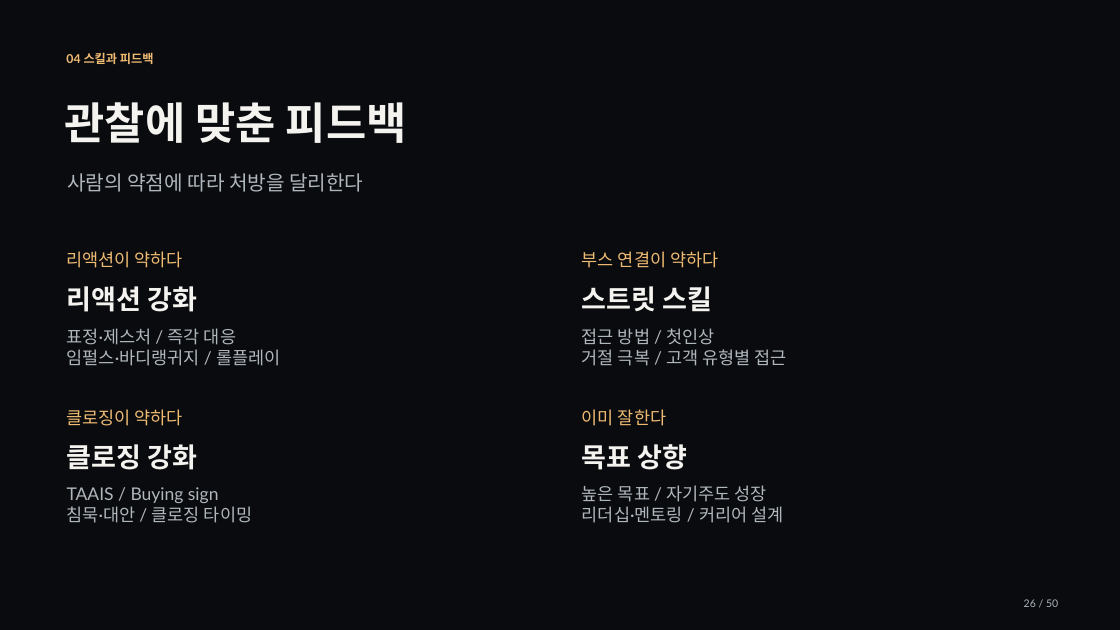
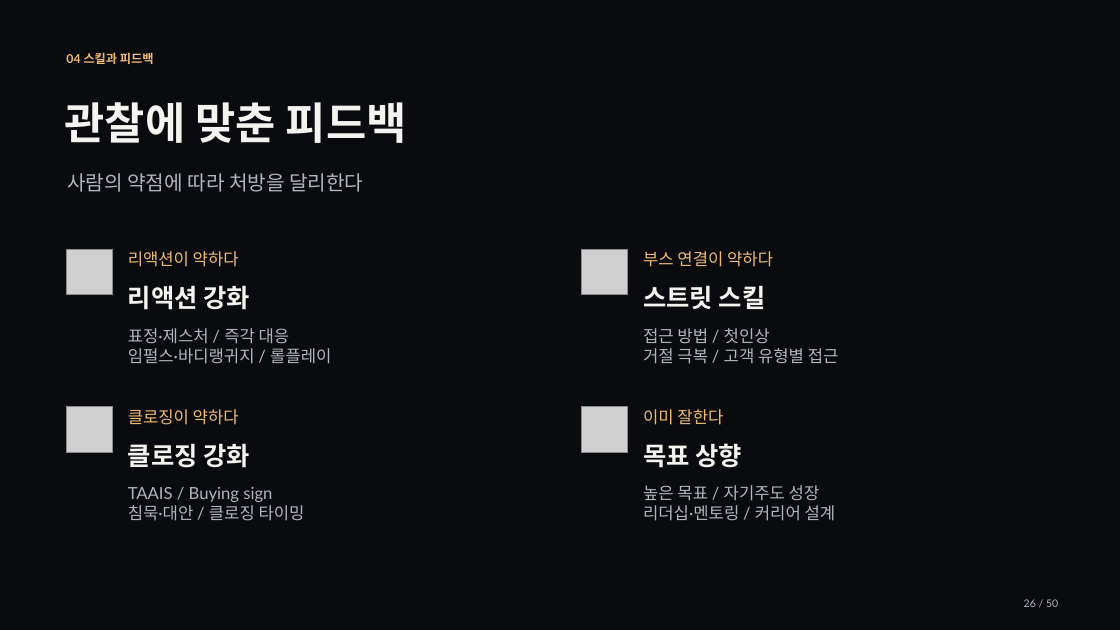
Before and after one commit to jaeyoung5178-bot/Presence, a slide deck: slide 26 of education/training/signature/training-signature.pptx. Drawn at 1120x630 pixels with LibreOffice and Linux fonts; fonts in the diff are those of the drawing; grey boxes stand for pictures. Boxes give left, top, right and bottom in pixels: in the first picture for what was removed or moved away, otherwise in the second. Text is boxed around its words. In the diff, an @@ line names an element or a change of style, - is before the commit and + after.

```diff
--- a/education/training/signature/training-signature.pptx
+++ b/education/training/signature/training-signature.pptx
@@ picture added at bbox=[66, 250, 112, 295] @@
@@ text "리액션이 약하다": place and size @@
-text "리액션이 약하다" at bbox=[67, 251, 183, 268]
+text "리액션이 약하다" at bbox=[128, 251, 239, 267]
@@ picture added at bbox=[582, 250, 628, 295] @@
@@ text "부스 연결이 약하다": place and size @@
-text "부스 연결이 약하다" at bbox=[582, 251, 718, 268]
+text "부스 연결이 약하다" at bbox=[643, 251, 773, 267]
@@ text "리액션 강화": place and size @@
-text "리액션 강화" at bbox=[67, 286, 197, 312]
+text "리액션 강화" at bbox=[128, 285, 250, 310]
@@ text "스트릿 스킬": place and size @@
-text "스트릿 스킬" at bbox=[582, 286, 713, 312]
+text "스트릿 스킬" at bbox=[643, 285, 766, 309]
@@ text "표정·제스처 / 즉각 대응": place and size @@
-text "표정·제스처 / 즉각 대응" at bbox=[67, 328, 280, 366]
+text "표정·제스처 / 즉각 대응" at bbox=[128, 328, 331, 364]
@@ text "접근 방법 / 첫인상": place and size @@
-text "접근 방법 / 첫인상" at bbox=[582, 328, 787, 366]
+text "접근 방법 / 첫인상" at bbox=[643, 328, 839, 364]
@@ picture added at bbox=[66, 407, 112, 452] @@
@@ text "클로징이 약하다": place and size @@
-text "클로징이 약하다" at bbox=[67, 409, 183, 426]
+text "클로징이 약하다" at bbox=[128, 409, 239, 425]
@@ picture added at bbox=[582, 407, 628, 452] @@
@@ text "이미 잘한다": place and size @@
-text "이미 잘한다" at bbox=[582, 409, 666, 426]
+text "이미 잘한다" at bbox=[643, 409, 723, 425]
@@ text "클로징 강화": place and size @@
-text "클로징 강화" at bbox=[67, 444, 197, 470]
+text "클로징 강화" at bbox=[128, 443, 250, 468]
@@ size 23.2 to 21.8 pt in 4 elements at bbox=[128, 285, 250, 310], bbox=[643, 285, 766, 309], bbox=[128, 443, 250, 468], bbox=[643, 443, 742, 468] @@
@@ text "목표 상향": place and size @@
-text "목표 상향" at bbox=[582, 444, 688, 470]
+text "목표 상향" at bbox=[643, 443, 742, 468]
@@ text "TAAIS / Buying sign": place and size @@
-text "TAAIS / Buying sign" at bbox=[67, 487, 252, 523]
+text "TAAIS / Buying sign" at bbox=[128, 487, 305, 521]
@@ size 15 to 14.2 pt in 8 elements at bbox=[128, 251, 239, 267], bbox=[128, 328, 331, 364], bbox=[643, 251, 773, 267], bbox=[643, 328, 839, 364], bbox=[128, 409, 239, 425], bbox=[128, 487, 305, 521], bbox=[643, 409, 723, 425], bbox=[643, 485, 836, 521] @@
@@ text "높은 목표 / 자기주도 성장": place and size @@
-text "높은 목표 / 자기주도 성장" at bbox=[582, 485, 784, 523]
+text "높은 목표 / 자기주도 성장" at bbox=[643, 485, 836, 521]
```
Also in this commit, not shown: 24 other slides changed, 34 other files.
